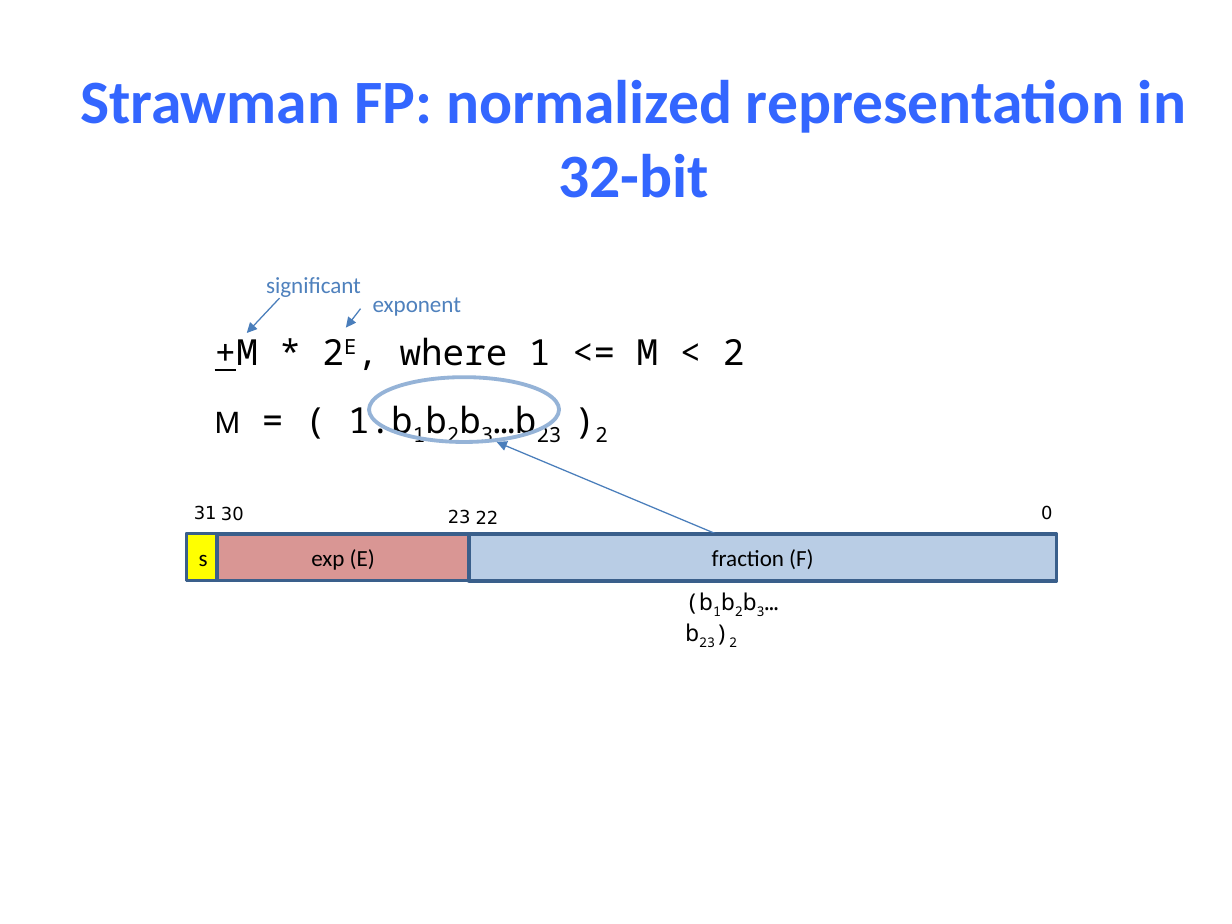
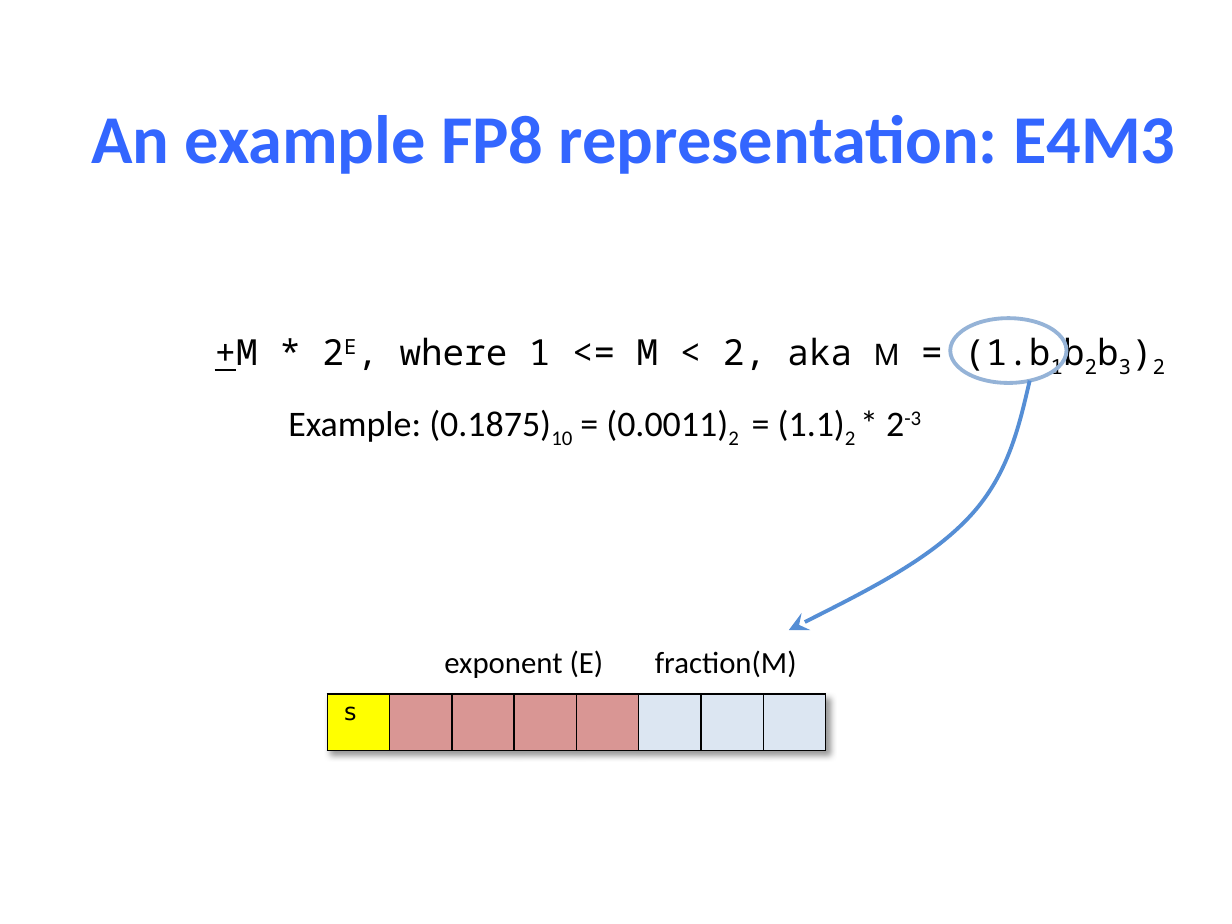
Before and after one commit to NYU-CSO/nyu-cso.github.io, a slide deck: slide 17 of notes/03-floats.pptx (slide 21 before the commit). Drawn at 1232x924 pixels with LibreOffice and Linux fonts; fonts in the diff are those of the drawing. Boxes give left, top, right and bottom in pixels: in the first picture for what was removed or moved away, otherwise in the second. Text is boxed around its words. In the diff, an @@ line names an element or a change of style, - is before the commit and + after.

```diff
--- a/notes/03-floats.pptx
+++ b/notes/03-floats.pptx
@@ title at <box>91,115,1175,174</box>: text changed; size 36 to 40 pt @@
-Strawman FP: normalized representation in 32-bit
+An example FP8 representation: E4M3
@@ arrow removed from (280, 298) to (246, 333) @@
@@ text removed at <box>266,277,361,299</box> @@
-significant
@@ arrow removed from (361, 309) to (346, 328) @@
@@ ellipse: place and size @@
-ellipse at <box>370,377,559,442</box>
+ellipse at <box>950,318,1066,383</box>
@@ text at <box>215,331,1098,375</box>: text changed @@
-+M * 2E, where 1 <= M < 2
-M = ( 1.b1b2b3…b23 )2
++M * 2E, where 1 <= M < 2, aka M = (1.b1b2b3)2
@@ freeform shape added at <box>788,381,1030,630</box>, outline #558ED5 2.25 pt @@
@@ text added at <box>288,410,921,445</box>, 21 pt, text #000000 @@
+Example: (0.1875)10 = (0.0011)2 = (1.1)2 * 2-3
@@ arrow removed from (743, 545) to (496, 442) @@
@@ text removed at <box>194,505,217,520</box> @@
-31
@@ text removed at <box>221,506,244,521</box> @@
-30
@@ text removed at <box>448,509,471,524</box> @@
-23
@@ text removed at <box>1041,505,1052,520</box> @@
-0
@@ rectangle removed at <box>186,533,1056,580</box> @@
@@ rectangle removed at <box>186,533,217,580</box> @@
-s
@@ rectangle removed at <box>217,533,468,580</box> @@
-exp (E)
@@ rectangle removed at <box>469,535,1057,582</box> @@
-fraction (F)
@@ text removed at <box>476,510,499,524</box> @@
-22
@@ text removed at <box>735,606,743,616</box> @@
-(b1b2b3…b23)2
@@ text at <box>444,650,604,678</box>: text changed; size 13.5 to 18 pt; text colour #4F81BD to #000000 @@
-exponent
+exponent (E)
@@ text added at <box>655,650,797,677</box>, 18 pt, text #000000 @@
+fraction(M)
@@ table added at <box>328,694,830,750</box>, 1 rows, 8 columns @@
+s |  |  |  |  |  |  | 
```
Also in this commit, not shown: 21 other slides changed, 5 slides added, 20 slides removed, 1 other file.
